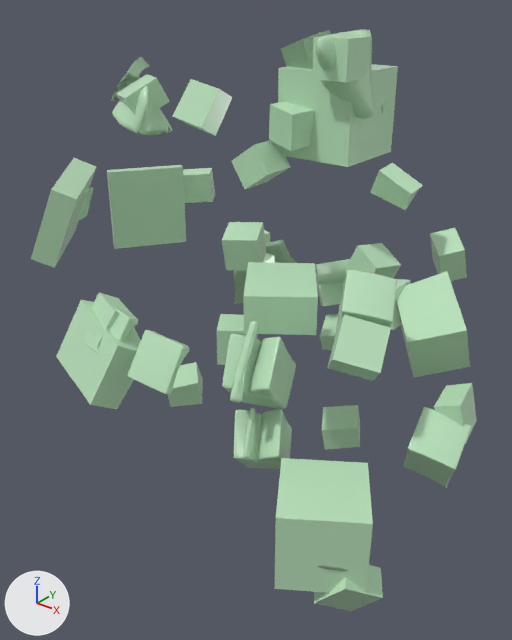
A saved change to the glTF model VH_Male/Cardiovascular_System/Heart/Heart_Extraction_Sites/VHM_Heart_Extraction_Sites.glb.
The view is the same before and after, from a camera (50 mm lens) standing at (0.157, -0.1961, 1.0257) and looking at (0.0368, -0.0459, 0.9326). Lighting does not change. The marker at lower left points along +X, +Y and +Z. The first picture is the older version. Where no turn or scale is listed for an object, it has been applied to the vertices.

The older version as bpy lines, for what is in view:
```python
ob_vhm_heart_pei_aorticroot = bpy.data.objects.new('VHM_Heart_Pei_AorticRoot', me_vhm_heart_pei_aorticroot)
ob_vhm_heart_pei_aorticroot.parent = ob_vhm_heart_pei_extraction_sites
ob_vhm_heart_pei_aorticroot.location = (0.0202, -0.0227, 0.973)
ob_vhm_heart_pei_aorticroot.rotation_euler = (-1.571, -0.592, 0.0)  # degrees (-90, -34, 0)
ob_vhm_heart_pei_aorticroot.scale = (0.563, 0.492, 0.563)
ob_vhm_heart_pei_leftatrium = bpy.data.objects.new('VHM_Heart_Pei_LeftAtrium', me_vhm_heart_pei_leftatrium)
ob_vhm_heart_pei_leftatrium.parent = ob_vhm_heart_pei_extraction_sites
ob_vhm_heart_pei_leftatrium.location = (0.0425, 0.0024, 0.987)
ob_vhm_heart_pei_leftatrium.rotation_euler = (0.485, 0.0955, 0.248)  # degrees (28, 5.5, 14)
ob_vhm_heart_pei_leftatrium.scale = (0.547, 0.183, 0.547)
ob_vhm_heart_pei_lv_free_wall = bpy.data.objects.new('VHM_Heart_Pei_LV_Free_wall', me_vhm_heart_pei_lv_free_wall)
ob_vhm_heart_pei_lv_free_wall.parent = ob_vhm_heart_pei_extraction_sites
ob_vhm_heart_pei_lv_free_wall.location = (-0.0271, 0.0361, -0.0248)
ob_vhm_heart_pei_lv_free_wall.rotation_euler = (-0.00792, 0.0719, -0.29)  # degrees (-0.5, 4.1, -17)
ob_vhm_heart_pei_lv_free_wall.scale = (100.0, 100.0, 100.0)
ob_vhm_heart_pei_ra_av_node = bpy.data.objects.new('VHM_Heart_Pei_RA_AV_node', me_vhm_heart_pei_ra_av_node)
ob_vhm_heart_pei_ra_av_node.location = (0.0, 0.0, 0.0)
ob_vhm_heart_pei_ra_sa_node = bpy.data.objects.new('VHM_Heart_Pei_RA_SA_node', me_vhm_heart_pei_ra_sa_node)
ob_vhm_heart_pei_ra_sa_node.location = (-0.0002, 0.0, 0.0)
ob_vhm_heart_pei_rightatrium = bpy.data.objects.new('VHM_Heart_Pei_RightAtrium', me_vhm_heart_pei_rightatrium)
ob_vhm_heart_pei_rightatrium.parent = ob_vhm_heart_pei_extraction_sites
ob_vhm_heart_pei_rightatrium.location = (-0.0329, -0.0226, 0.949)
ob_vhm_heart_pei_rightatrium.rotation_euler = (1.571, 0.0, -2.169)  # degrees (90, 0, -124)
ob_vhm_heart_pei_rightatrium.scale = (1.35, -1.43, 0.187)
ob_vhm_heart_pei_rv_free_wall = bpy.data.objects.new('VHM_Heart_Pei_RV_Free_wall', me_vhm_heart_pei_rv_free_wall)
ob_vhm_heart_pei_rv_free_wall.parent = ob_vhm_heart_pei_extraction_sites
ob_vhm_heart_pei_rv_free_wall.location = (0.00286, 0.016, 0.00397)
ob_vhm_heart_pei_rv_free_wall.rotation_euler = (0.01, 0.00117, -0.211)  # degrees (0.6, 0.1, -12)
ob_vhm_heart_pei_rv_free_wall.scale = (100.0, 100.0, 100.0)
ob_vhm_heart_pei_septum = bpy.data.objects.new('VHM_Heart_Pei_Septum', me_vhm_heart_pei_septum)
ob_vhm_heart_pei_septum.parent = ob_vhm_heart_pei_extraction_sites
ob_vhm_heart_pei_septum.location = (0.0354, -0.00214, -0.0227)
ob_vhm_heart_pei_septum.rotation_euler = (0.0, -0.0504, 0.155)  # degrees (0, -2.9, 8.9)
ob_vhm_heart_pei_septum.scale = (100.0, 100.0, 100.0)
ob_vhm_heart_sparc_vivgp = bpy.data.objects.new('VHM_Heart_SPARC_VIVGP', me_vhm_heart_sparc_vivgp)
ob_vhm_heart_sparc_vivgp.location = (0.0, 0.0, 0.0)
# also in view: 'VHM_Heart_HCA_Septum' at (0.0526, -0.0551, 0.9477); 'VHM_Heart_SPARC_RVOT' at (0.0246, -0.0535, 0.9942); 'VHM_Heart_SPARC_Mid_lateral_LV' at (0.1025, -0.0484, 0.9277); 'VHM_Heart_SPARC_RV_inflow' at (0.006, -0.0472, 0.8989); 'VHM_Heart_SPARC_Basal_lateral_LV' at (0.0764, -0.0027, 0.9499)
```
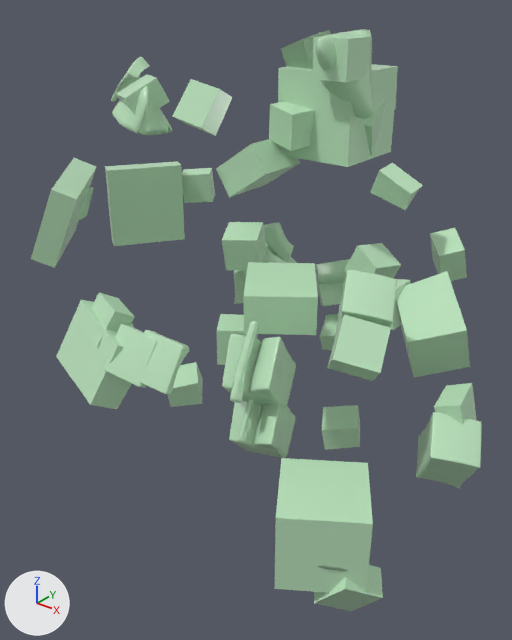
Where the change shows, as pixel boxes (x1, y1, x2, y2) in the pictures (512 x 640 px):
'VHM_Heart_Pei_RightAtrium', moved, rescaled: before (107, 165, 186, 249); after (105, 161, 185, 246)
'VHM_Heart_Pei_LV_Free_wall', moved, turned: before (403, 407, 471, 488); after (416, 412, 482, 489)
'VHM_Heart_Pei_Septum', moved, turned: before (234, 408, 292, 469); after (229, 399, 296, 458)
'VHM_Heart_Pei_AorticRoot', moved, rescaled (42% wider, 18% taller): before (231, 140, 290, 189); after (216, 139, 300, 197)
'VHM_Heart_Pei_RV_Free_wall', moved, turned: before (83, 306, 138, 354); after (104, 324, 157, 388)
'VHM_Heart_Pei_RA_AV_node', moved: before (233, 240, 297, 304); after (244, 222, 294, 281)
'VHM_Heart_Pei_LeftAtrium', rescaled (mostly hidden before): before (381, 98, 387, 113); after (364, 85, 397, 155)
'VHM_Heart_Pei_RA_SA_node', moved: before (111, 57, 149, 102); after (111, 57, 150, 102)

The change in detail:
Object 'VHM_Heart_Pei_AorticRoot' (ob_vhm_heart_pei_aorticroot) moves from (0.0202, -0.0227, 0.973) to (0.0191, -0.0227, 0.972).
Object 'VHM_Heart_Pei_AorticRoot' (ob_vhm_heart_pei_aorticroot) is rescaled from (0.563, 0.492, 0.563) to (0.859, 0.492, 0.893).
Object 'VHM_Heart_Pei_LeftAtrium' (ob_vhm_heart_pei_leftatrium) is rescaled from (0.547, 0.183, 0.547) to (0.547, 1.19, 0.547).
Object 'VHM_Heart_Pei_LV_Free_wall' (ob_vhm_heart_pei_lv_free_wall) turns from (-0.5, 4.1, -17) to (0, 0, 0) degrees about x, y and z.
Object 'VHM_Heart_Pei_LV_Free_wall' (ob_vhm_heart_pei_lv_free_wall) moves from (-0.0271, 0.0361, -0.0248) to (0.0237, 0.00403, -0.0326).
Object 'VHM_Heart_Pei_RA_AV_node' (ob_vhm_heart_pei_ra_av_node) moves from (0.0, 0.0, 0.0) to (0.0028, -0.0052, 0.0086).
Object 'VHM_Heart_Pei_RA_SA_node' (ob_vhm_heart_pei_ra_sa_node) moves from (-0.0002, 0.0, 0.0) to (0.0, 0.0, 0.0).
Object 'VHM_Heart_Pei_RightAtrium' (ob_vhm_heart_pei_rightatrium) moves from (-0.0329, -0.0226, 0.949) to (-0.0364, -0.0202, 0.949).
Object 'VHM_Heart_Pei_RightAtrium' (ob_vhm_heart_pei_rightatrium) is rescaled from (1.35, -1.43, 0.187) to (1.35, -1.43, 0.319).
Object 'VHM_Heart_Pei_RV_Free_wall' (ob_vhm_heart_pei_rv_free_wall) moves from (0.00286, 0.016, 0.00397) to (-0.00655, 0.00865, 0.000924).
Object 'VHM_Heart_Pei_RV_Free_wall' (ob_vhm_heart_pei_rv_free_wall) turns from (0.6, 0.1, -12) to (0.6, 0.1, -1.1) degrees about x, y and z.
Object 'VHM_Heart_Pei_Septum' (ob_vhm_heart_pei_septum) turns from (0, -2.9, 8.9) to (0, 0, 0) degrees about x, y and z.
Object 'VHM_Heart_Pei_Septum' (ob_vhm_heart_pei_septum) moves from (0.0354, -0.00214, -0.0227) to (-0.000396, 0.00121, -0.0181).
